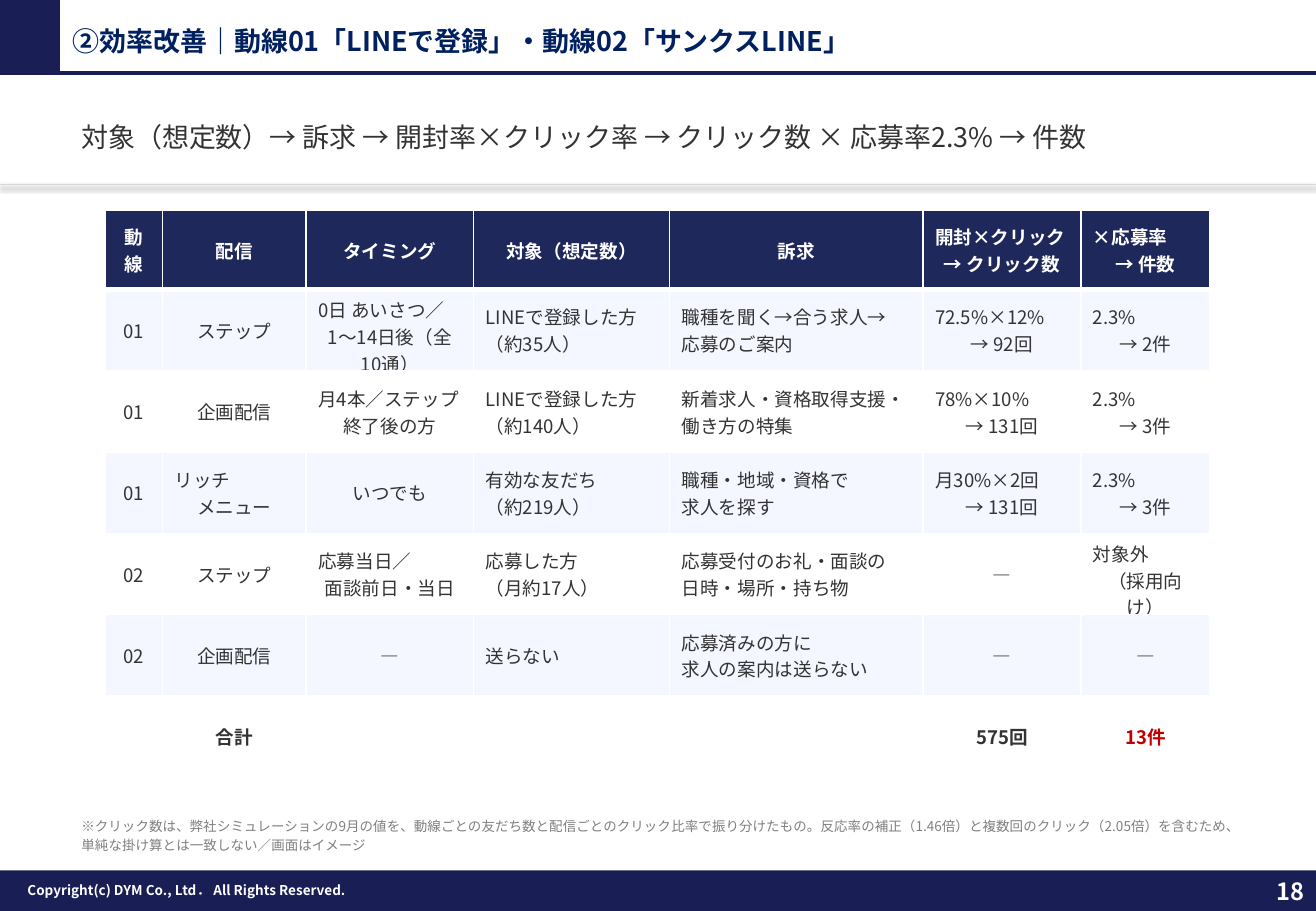
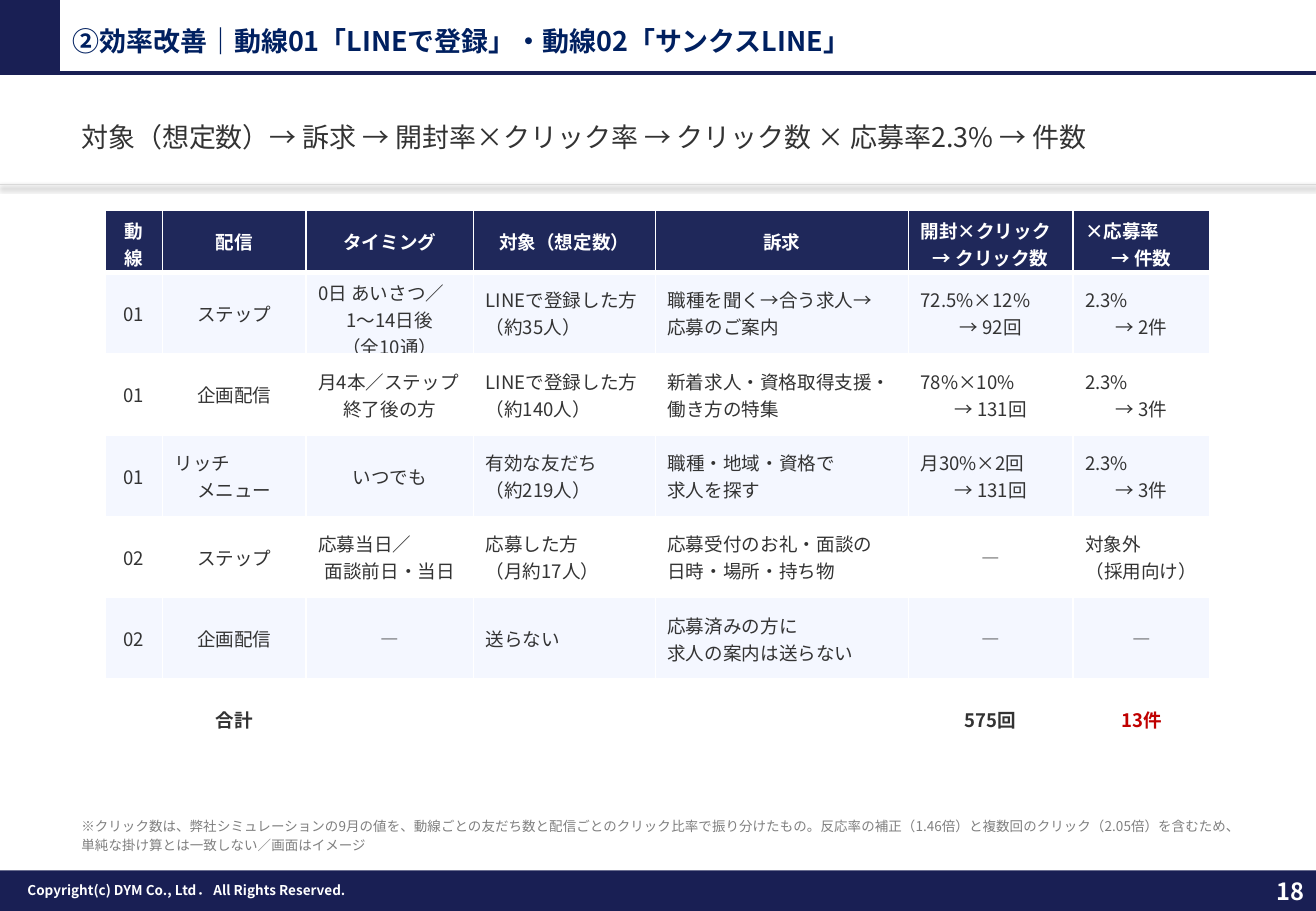
Before and after one commit to tonomura-r-dev/folder, a slide deck: slide 18 of 20260929_チェングロウス_LINE公式アカウント運用のご提案ver4.1.pptx. Drawn at 1316x911 pixels with LibreOffice and Linux fonts; fonts in the diff are those of the drawing; background and template pictures are left out. Boxes give left, top, right and bottom in pixels: in the first picture for what was removed or moved away, otherwise in the second. Text is boxed around its words. In the diff, an @@ line names an element or a change of style, - is before the commit and + after.

```diff
--- a/20260929_チェングロウス_LINE公式アカウント運用のご提案ver4.1.pptx
+++ b/20260929_チェングロウス_LINE公式アカウント運用のご提案ver4.1.pptx
@@ table at (x1=106, y1=210, x2=1211, y2=761) @@
-row 2, column 3: 0日 あいさつ／ 1〜14日後（全10通）
+row 2, column 3: 0日 あいさつ／ 1〜14日後 / （全10通）
```
Also in this commit, not shown: 11 other slides changed, 1 other file.
